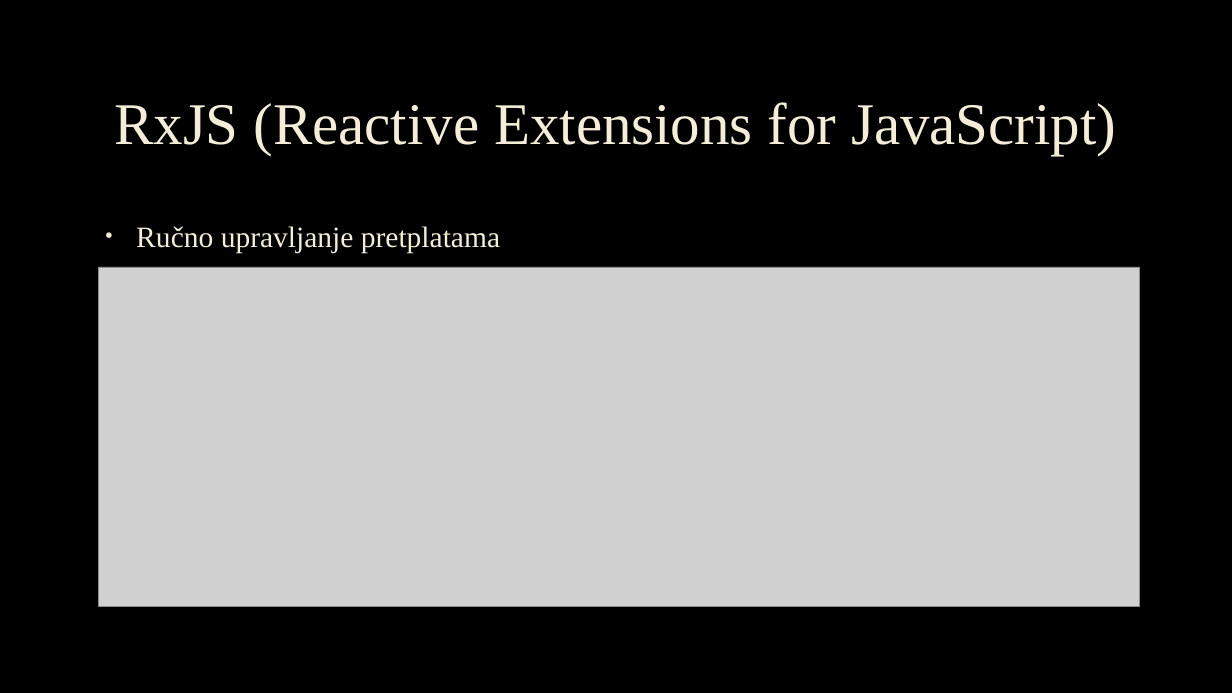
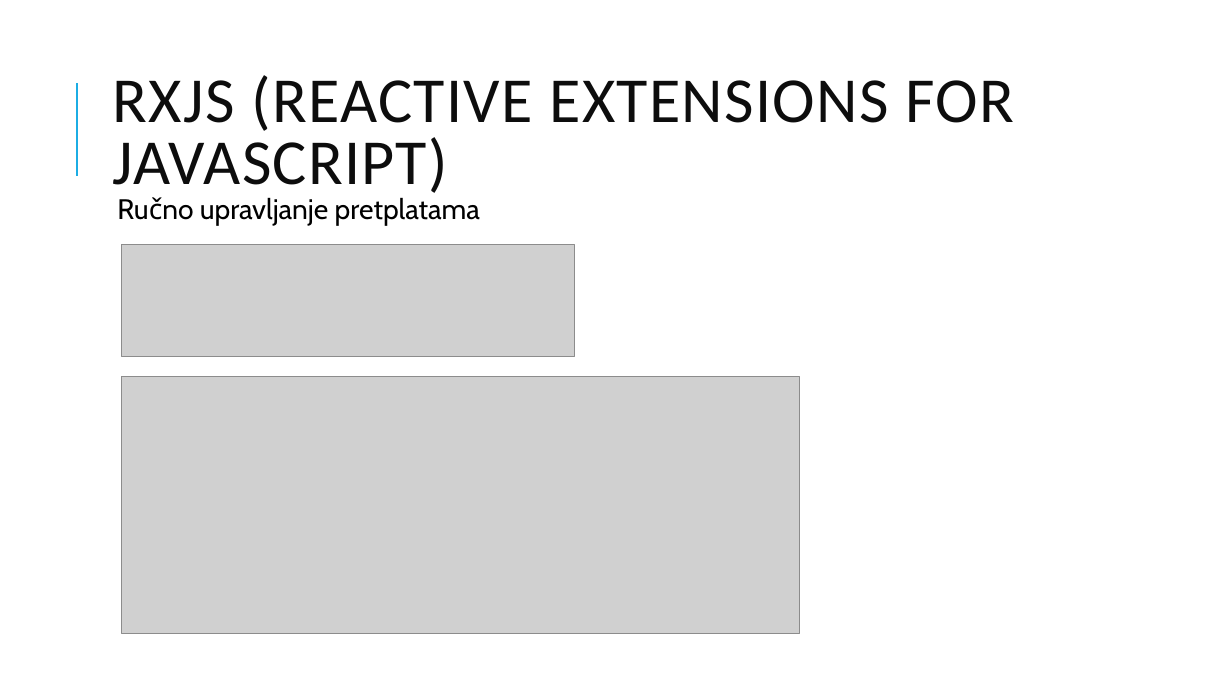
Before and after one commit to anitagolubovic/SignalsAndRxJs, a slide deck: slide 8 of Signali I RxJS.pptx (slide 7 before the commit). Drawn at 1232x693 pixels with LibreOffice and Linux fonts; fonts in the diff are those of the drawing; grey boxes stand for pictures; background and template pictures are left out. Boxes give left, top, right and bottom in pixels: in the first picture for what was removed or moved away, otherwise in the second. Text is boxed around its words. In the diff, an @@ line names an element or a change of style, - is before the commit and + after.

```diff
--- a/Signali I RxJS.pptx
+++ b/Signali I RxJS.pptx
@@ background picture (left out) to #FFFFFF @@
@@ line added from (77, 176) to (77, 83), #1CADE4 1.5 pt @@
@@ title at bbox=[113, 75, 1015, 199]: text changed; size 46 to 50 pt; font Times New Roman to Calibri; text colour #F4EDD8 to #0D0D0D @@
-RxJS (Reactive Extensions for JavaScript)
+RXJS (REACTIVE EXTENSIONS FOR JAVASCRIPT)
@@ text "Ručno upravljanje pretplatama": place and size @@
-text "Ručno upravljanje pretplatama" at bbox=[136, 226, 500, 253]
+text "Ručno upravljanje pretplatama" at bbox=[117, 197, 480, 225]
@@ text "Ručno upravljanje pretplatama" at bbox=[117, 197, 480, 225]: size 23 to 22 pt, font Times New Roman to Cabin, text colour #F4EDD8 to #000000, letter outline #404040 0.75 pt to none; bullet • to  ; line spacing 1.1 to 0.9; more space between paragraphs; bullet colour #F4EDD8 to #1CADE4 @@
@@ picture removed at bbox=[99, 267, 1140, 606] @@
@@ picture added at bbox=[122, 245, 575, 357] @@
@@ picture added at bbox=[122, 377, 799, 634] @@
```
Also in this commit, not shown: 15 other slides changed, 3 slides added, 1 slide removed, 2 other files.
